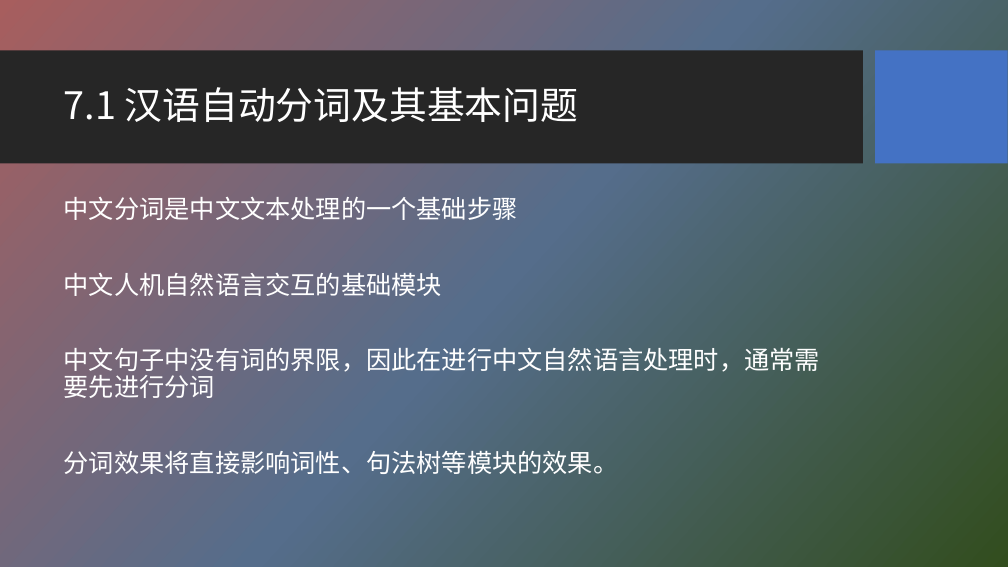
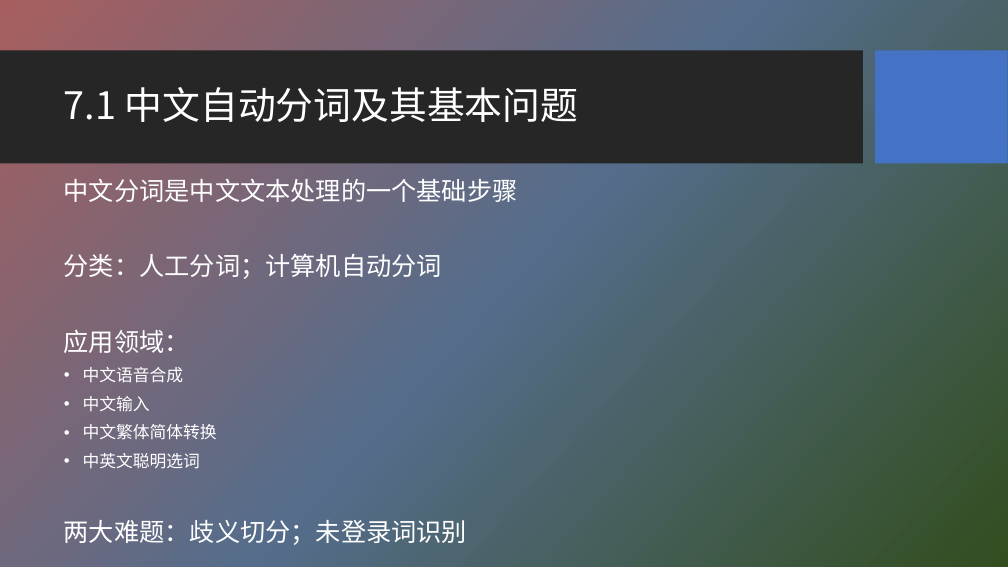
Before and after one commit to HBU/NLP_PPT, a slide deck: slide 3 of PPT-2020/ch07 词法分析.pptx. Drawn at 1008x567 pixels with LibreOffice and Linux fonts; fonts in the diff are those of the drawing; background and template pictures are left out. Boxes give left, top, right and bottom in pixels: in the first picture for what was removed or moved away, otherwise in the second. Text is boxed around its words. In the diff, an @@ line names an element or a change of style, - is before the commit and + after.

```diff
--- a/PPT-2020/ch07 词法分析.pptx
+++ b/PPT-2020/ch07 词法分析.pptx
@@ title at (64,87,579,122): text changed @@
-7.1 汉语自动分词及其基本问题
+7.1 中文自动分词及其基本问题
@@ text "中文分词是中文文本处理的一个基础步骤": place and size @@
-text "中文分词是中文文本处理的一个基础步骤" at (64,197,820,474)
+text "中文分词是中文文本处理的一个基础步骤" at (64,179,518,545)
@@ text at (64,254,467,545): text changed @@
-中文人机自然语言交互的基础模块
-中文句子中没有词的界限，因此在进行中文自然语言处理时，通常需要先进行分词
-分词效果将直接影响词性、句法树等模块的效果。
+分类：人工分词；计算机自动分词
+应用领域：
+• 中文语音合成
+• 中文输入
+• 中文繁体简体转换
+• 中英文聪明选词
+两大难题：歧义切分；未登录词识别
```
Also in this commit, not shown: 6 other slides changed, 29 slides added, 2 other files.
